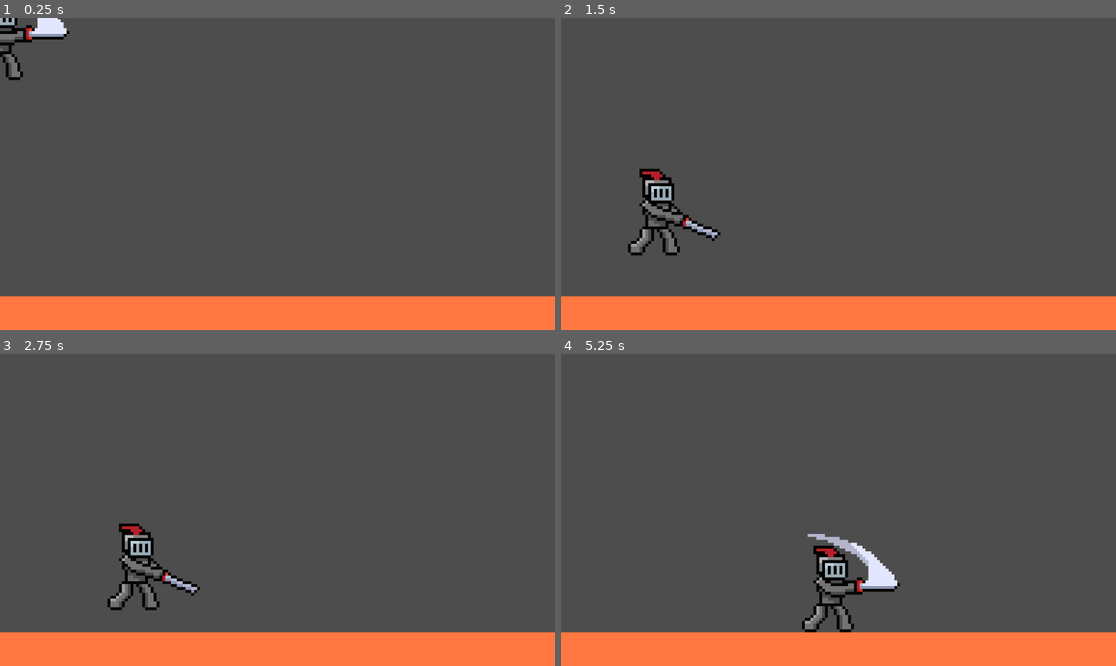
Above: before the commit, frames 1-4 (two rows, left to right).
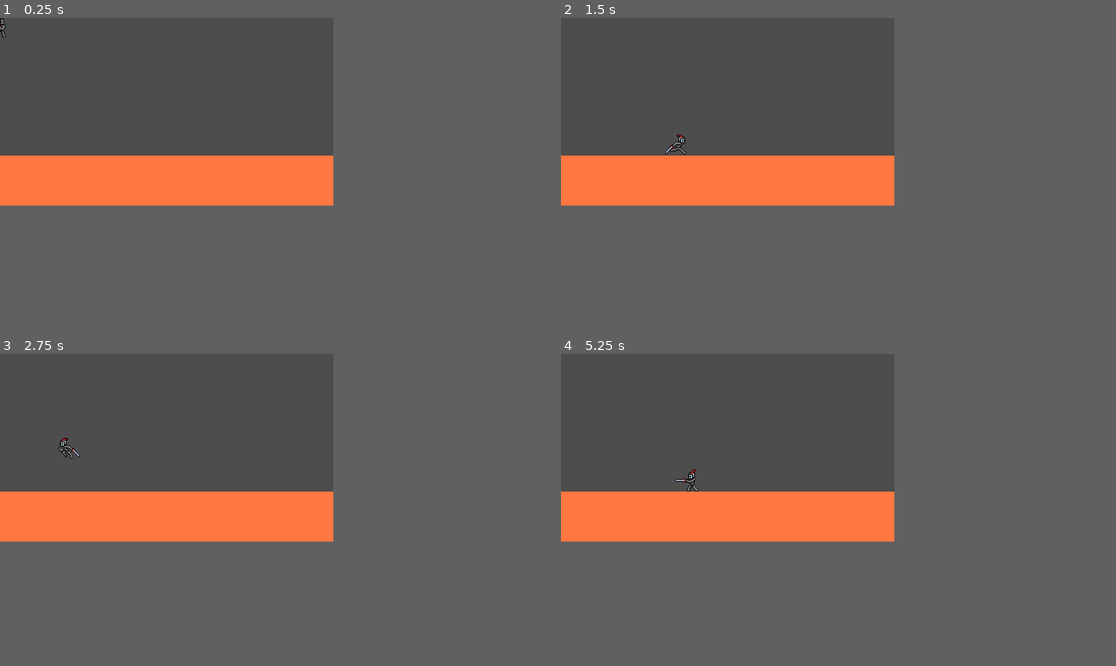
Above: after the commit, the same moments.

Repository: FlimFlamSlammer/LKOTe-game
Game: Godot game, scene res://scenes/castle_fight.tscn
Two runs of this game, one before a commit and one after it. Both use one fixed random seed, a clock stepped at 60 frames per second and the inputs below.
Inputs:
- Up to frame 1 (0.25 s): no input
- Up to frame 2 (1.5 s): tap Enter (ui_accept) at 0.5, 0.8, 1.35 s; hold C (basic_attack) 0.53-1.28 s; hold Right (ui_right) from 0.53 s (still down); tap Space (jump, bound only after the commit) at 0.77, 1.07 s
- Up to frame 3 (2.75 s): tap Space (jump, bound only after the commit) at 1.52, 1.55, 1.82 s; release Right (ui_right) at 2.03 s; hold Left (ui_left) from 2.03 s (still down); hold Space (jump, bound only after the commit) from 2.03 s (still down); tap C (basic_attack) at 2.3 s
- Up to frame 4 (5.25 s): release Left (ui_left) at 2.78 s; release Space (jump, bound only after the commit) at 2.78 s; hold Right (ui_right) 2.78-4.28 s; tap C (basic_attack) at 2.85, 4.55 s; tap Space (jump, bound only after the commit) at 3.02, 3.32, 3.77, 3.8, 4.07, 4.52, 4.82 s; tap Enter (ui_accept) at 3.05, 4.35 s; hold V (dodge) 3.53-4.28 s; hold Left (ui_left) 4.28-5.03 s; hold Right (ui_right) from 5.03 s (still down); hold C (basic_attack) from 5.03 s (still down)
In our replay, the window is 799x449 before the commit and 480x270 after it. These sizes can differ from the game's own. Grey fills any space a smaller window leaves; there, only what the larger window draws over its background counts as a difference.

The runs differ from the first frame. In frame 1, 21% of the frame differs, in the area x 0-100%, y 0-100%; in frame 2, 22%; in frame 3, 22%; in frame 4, 23%, in the area x 0-100%, y 36-100%.

Commit message:
added player running and improved jump control

Diff:
--- a/project.godot
+++ b/project.godot
@@ -14,6 +14,14 @@
 run/main_scene="res://scenes/castle_fight.tscn"
 config/features=PackedStringArray("4.2", "Forward Plus")
 config/icon="res://icon.svg"
+
+[display]
+
+window/size/viewport_width=480
+window/size/viewport_height=270
+window/size/mode=3
+window/stretch/mode="viewport"
+window/stretch/scale_mode="integer"
 
 [dotnet]
 
@@ -36,6 +44,16 @@
 "events": [Object(InputEventKey,"resource_local_to_scene":false,"resource_name":"","device":-1,"window_id":0,"alt_pressed":false,"shift_pressed":false,"ctrl_pressed":false,"meta_pressed":false,"pressed":false,"keycode":0,"physical_keycode":86,"key_label":0,"unicode":118,"echo":false,"script":null)
 ]
 }
+jump={
+"deadzone": 0.5,
+"events": [Object(InputEventKey,"resource_local_to_scene":false,"resource_name":"","device":-1,"window_id":0,"alt_pressed":false,"shift_pressed":false,"ctrl_pressed":false,"meta_pressed":false,"pressed":false,"keycode":0,"physical_keycode":32,"key_label":0,"unicode":32,"echo":false,"script":null)
+]
+}
+
+[physics]
+
+common/physics_ticks_per_second=120
+2d/default_gravity=400.0
 
 [rendering]
 
--- a/scenes/castle_fight.tscn
+++ b/scenes/castle_fight.tscn
@@ -11,12 +11,12 @@
 scale = Vector2(3.10937, 3.10937)
 
 [node name="CollisionPolygon2D" type="CollisionPolygon2D" parent="StaticBody2D"]
-position = Vector2(3.06709e-07, 3.06709e-07)
+position = Vector2(-112.885, -122.211)
 scale = Vector2(0.321608, 0.321608)
 polygon = PackedVector2Array(-34, 578, 1173, 578, 1171, 679, -26, 679)
 
 [node name="Polygon2D" type="Polygon2D" parent="StaticBody2D"]
-position = Vector2(3.06709e-07, 3.06709e-07)
+position = Vector2(-112.241, -122.211)
 scale = Vector2(0.321608, 0.321608)
 color = Color(1, 0.466667, 0.254902, 1)
 polygon = PackedVector2Array(-34, 578, 1173, 578, 1171, 679, -26, 679)
--- a/scenes/player.tscn
+++ b/scenes/player.tscn
@@ -1,10 +1,10 @@
-[gd_scene load_steps=7 format=3 uid="uid://bfeupkcec0b4q"]
+[gd_scene load_steps=11 format=3 uid="uid://bfeupkcec0b4q"]
 
 [ext_resource type="Script" path="res://scripts/Player.gd" id="1_0chp3"]
-[ext_resource type="Texture2D" uid="uid://dy70u23m4rdg0" path="res://assets/knight-Sheet.png" id="1_fewl3"]
+[ext_resource type="Texture2D" uid="uid://b8s6vxvvmeio6" path="res://assets/knight-sheet.png" id="2_pow0e"]
 
-[sub_resource type="Animation" id="Animation_hy26t"]
-resource_name = "idle"
+[sub_resource type="Animation" id="Animation_f18bo"]
+length = 0.001
 tracks/0/type = "value"
 tracks/0/imported = false
 tracks/0/enabled = true
@@ -16,6 +16,72 @@
 "transitions": PackedFloat32Array(1),
 "update": 1,
 "values": [0]
+}
+
+[sub_resource type="Animation" id="Animation_16two"]
+resource_name = "fall"
+length = 0.3
+loop_mode = 1
+tracks/0/type = "value"
+tracks/0/imported = false
+tracks/0/enabled = true
+tracks/0/path = NodePath("Sprite2D:frame")
+tracks/0/interp = 1
+tracks/0/loop_wrap = true
+tracks/0/keys = {
+"times": PackedFloat32Array(0, 0.1, 0.2),
+"transitions": PackedFloat32Array(1, 1, 1),
+"update": 1,
+"values": [9, 10, 11]
+}
+
+[sub_resource type="Animation" id="Animation_hy26t"]
+resource_name = "idle"
+length = 0.001
+tracks/0/type = "value"
+tracks/0/imported = false
+tracks/0/enabled = true
+tracks/0/path = NodePath("Sprite2D:frame")
+tracks/0/interp = 1
+tracks/0/loop_wrap = true
+tracks/0/keys = {
+"times": PackedFloat32Array(0),
+"transitions": PackedFloat32Array(1),
+"update": 1,
+"values": [0]
+}
+
+[sub_resource type="Animation" id="Animation_2v3tf"]
+resource_name = "jump"
+length = 0.001
+tracks/0/type = "value"
+tracks/0/imported = false
+tracks/0/enabled = true
+tracks/0/path = NodePath("Sprite2D:frame")
+tracks/0/interp = 1
+tracks/0/loop_wrap = true
+tracks/0/keys = {
+"times": PackedFloat32Array(0),
+"transitions": PackedFloat32Array(1),
+"update": 1,
+"values": [8]
+}
+
+[sub_resource type="Animation" id="Animation_f085b"]
+resource_name = "run"
+length = 0.8
+loop_mode = 1
+tracks/0/type = "value"
+tracks/0/imported = false
+tracks/0/enabled = true
+tracks/0/path = NodePath("Sprite2D:frame")
+tracks/0/interp = 1
+tracks/0/loop_wrap = true
+tracks/0/keys = {
+"times": PackedFloat32Array(0, 0.1, 0.2, 0.3, 0.4, 0.5, 0.6, 0.7),
+"transitions": PackedFloat32Array(1, 1, 1, 1, 1, 1, 1, 1),
+"update": 1,
+"values": [16, 17, 18, 19, 20, 21, 22, 23]
 }
 
 [sub_resource type="Animation" id="Animation_ospc6"]
@@ -44,21 +110,26 @@
 "times": PackedFloat32Array(0.15),
 "transitions": PackedFloat32Array(1),
 "values": [{
-"args": [24],
+"args": [3],
 "method": &"step"
 }]
 }
 
 [sub_resource type="AnimationLibrary" id="AnimationLibrary_0qps0"]
 _data = {
+"RESET": SubResource("Animation_f18bo"),
+"fall": SubResource("Animation_16two"),
 "idle": SubResource("Animation_hy26t"),
+"jump": SubResource("Animation_2v3tf"),
+"run": SubResource("Animation_f085b"),
 "slash1": SubResource("Animation_ospc6")
 }
 
 [sub_resource type="RectangleShape2D" id="RectangleShape2D_ecm3f"]
-size = Vector2(96, 192)
+size = Vector2(16, 32)
 
 [node name="Player" type="CharacterBody2D"]
+position = Vector2(1, 0)
 script = ExtResource("1_0chp3")
 
 [node name="AnimationPlayer" type="AnimationPlayer" parent="."]
@@ -67,11 +138,10 @@
 }
 
 [node name="Sprite2D" type="Sprite2D" parent="."]
-position = Vector2(0, -96)
-scale = Vector2(6, 6)
-texture = ExtResource("1_fewl3")
-hframes = 6
-frame = 2
+position = Vector2(0, -16)
+texture = ExtResource("2_pow0e")
+hframes = 8
+vframes = 3
 
 [node name="CollisionShape2D" type="CollisionShape2D" parent="."]
 shape = SubResource("RectangleShape2D_ecm3f")
--- a/scripts/Player.gd
+++ b/scripts/Player.gd
@@ -1,11 +1,11 @@
 extends CharacterBody2D
 
+const SPEED = 150.0
+const JUMP_VELOCITY = -180.0
+const COMBO_LENGTH = [0.35]
+const RECOVERY_LENGTH = [0.05]
 
-const SPEED = 300.0
-const JUMP_VELOCITY = -400.0
-const COMBO_LENGTH = [0.35]
-
-enum STATE {ATTACKING, RECOVERING, DODGING, IDLE, RUNNING}
+enum STATE {ATTACKING, RECOVERING, DODGING, IDLE, RUNNING, FLYING}
 
 # Get the gravity from the project settings to be synced with RigidBody nodes.
 var gravity = ProjectSettings.get_setting("physics/2d/default_gravity")
@@ -26,58 +26,77 @@
 	state_timer += delta
 	# Add the gravity.
 	if not is_on_floor():
-		velocity.y += gravity * delta
+		if velocity.y > 0:
+			velocity.y += gravity * delta
+		else:
+			velocity.y += gravity * delta * 0.8
 
-	# Handle jump.
-	if Input.is_action_just_pressed("ui_accept") and is_on_floor():
-		velocity.y = JUMP_VELOCITY
+		# Make jump more controllable
+		if not Input.is_action_pressed("jump") and velocity.y < 0:
+			velocity.y = 0
+
 
 	# Get the input direction and handle the movement/deceleration.
 	# As good practice, you should replace UI actions with custom gameplay actions.
 	var input_axis = Input.get_axis("ui_left", "ui_right")
 
-	if input_axis > 0:
-		direction = 1
-	elif input_axis < 0:
-		direction = -1
-
-	scale.x = direction
-
 	# handle state
 	if state == STATE.ATTACKING:
-		if combo_progress >= COMBO_LENGTH.size():
-			combo_progress = 0
 		if state_timer > COMBO_LENGTH[combo_progress]:
 			state = STATE.RECOVERING
+			state_timer = 0
+	elif state == STATE.RECOVERING:
+		if state_timer > RECOVERY_LENGTH[combo_progress]:
+			state = STATE.IDLE
 	else:
 		if input_axis:
+			if input_axis > 0:
+				direction = 1
+			elif input_axis < 0:
+				direction = -1
+			scale.x = scale.y * direction
 			velocity.x = input_axis * SPEED
+			state = STATE.RUNNING
+			anim_player.play("run")
 		else:
 			velocity.x = move_toward(velocity.x, 0, SPEED)
+			state = STATE.IDLE
+			anim_player.play("idle")
 
+	# Handle exact distance stepping
 	if stepDistance > 0:
-		velocity.x = stepDistance / delta
+		velocity.x = stepDistance / delta * direction
 		stepDistance = 0
 
 	move_and_slide()
 
-	if state == STATE.ATTACKING:
+	if state == STATE.ATTACKING && is_on_floor():
 		velocity.x = 0
 
 func _unhandled_key_input(event):
 	var can_override_state = true;
-	can_override_state = can_override_state && !(state == STATE.ATTACKING && state_timer < COMBO_LENGTH[combo_progress])
+	can_override_state = can_override_state and not (state == STATE.ATTACKING and state_timer < COMBO_LENGTH[combo_progress])
 
 	if can_override_state:
 		if event.is_action_pressed("basic_attack"):
+			if state == STATE.FLYING:
+				anim_player.play()
+			else:
+				anim_player.play("slash1")
 			if state == STATE.RECOVERING:
 				combo_progress += 1
+				if combo_progress >= COMBO_LENGTH.size():
+					combo_progress = 0
 			state = STATE.ATTACKING
 			state_timer = 0
-			anim_player.play("slash1")
+
 		if event.is_action_pressed("dodge"):
 			state = STATE.DODGING
 			state_timer = 0
 
+		if event.is_action_pressed("jump"):
+			if is_on_floor():
+				velocity.y = JUMP_VELOCITY
+
 func step(distance):
 	stepDistance = distance
Binary file removed: assets/knight-Sheet.png
Not shown, removed: assets/knight-Sheet.png.import
Binary file added: assets/knight-sheet.png
Not shown, changed: assets/knight-sheet.png.import
Binary file removed: assets/knight.png
